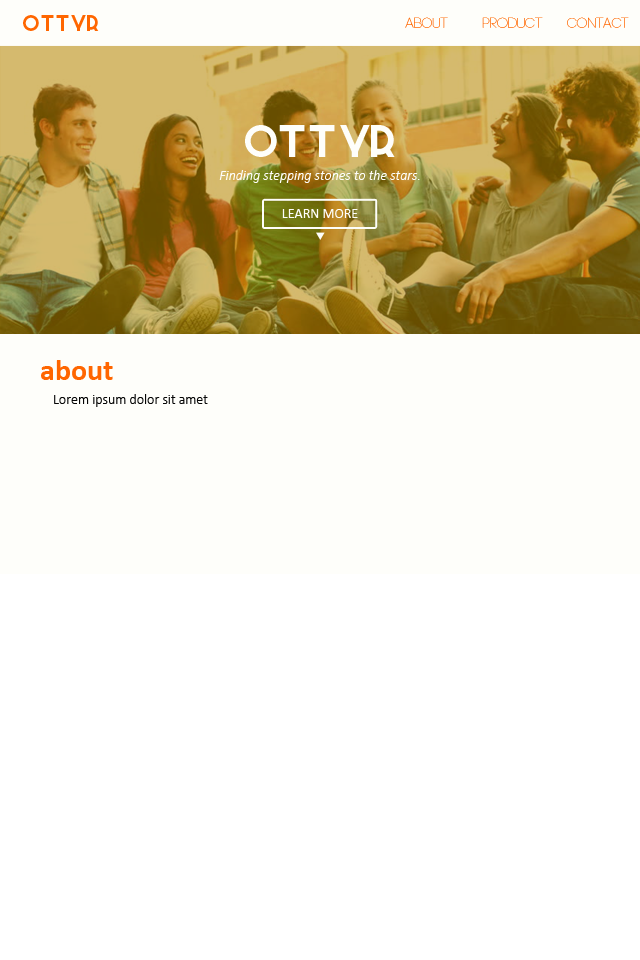
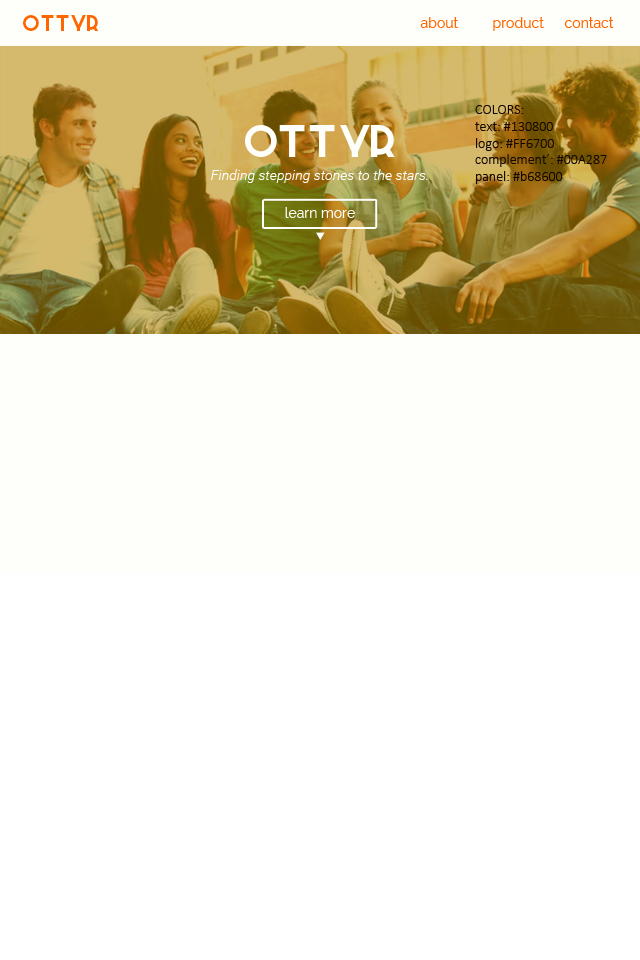
Layered file, before and after one edit (640×960). Changes by layer:
showed group "NOTES" (1 layers) over 475, 105, 607, 184
added layer "COLORS: text: #130800 logo: #FF6700 complement’: #00A287 panel:" in group "NOTES" over 475, 105, 607, 184
removed layer "Lorem ipsum dolor sit amet" from group "topnav" over 54, 394, 208, 407
removed layer "about" from group "topnav" over 41, 360, 113, 380
renamed "ABOUT PRODUCT CONTACT" to "about product contact", painted on it over 405, 17, 629, 31
renamed "LEARN MORE" to "learn more", painted on it over 282, 207, 358, 218
painted on "Finding stepping stones to the stars." over 211, 169, 428, 183
